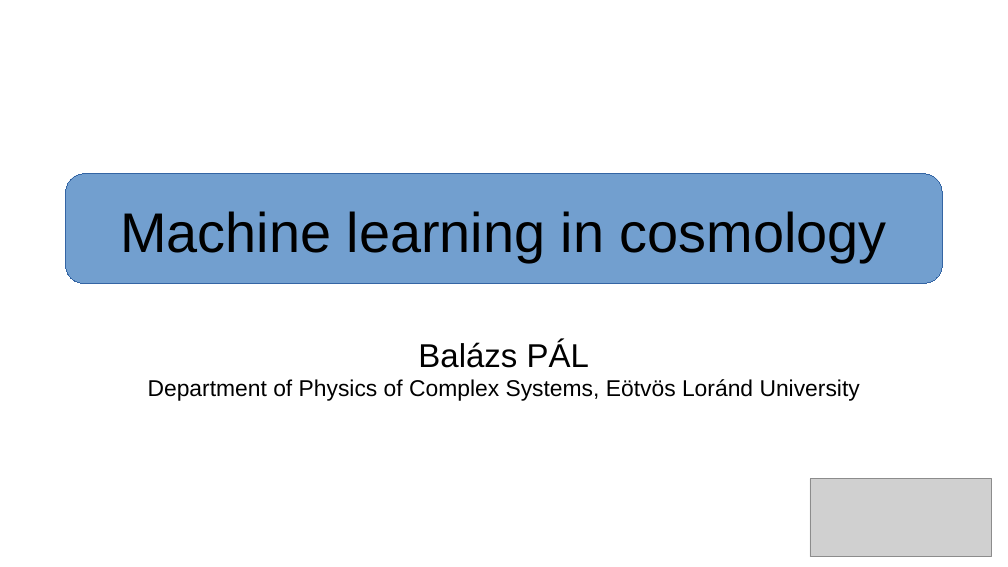
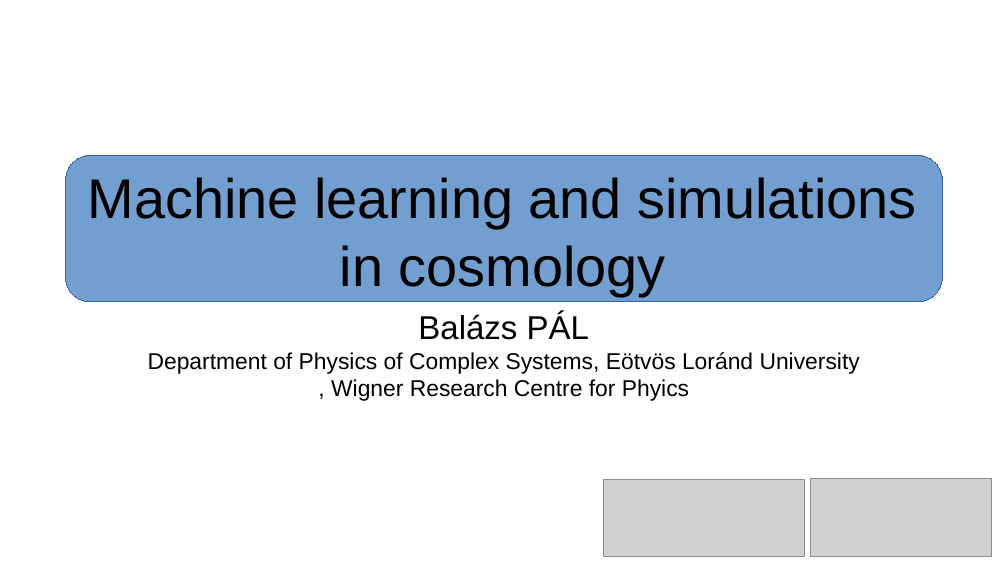
Before and after one commit to masterdesky/presentations, a slide deck: slide 1 of cosmology/cosmo-and-machine-learning/presentation/cosmo-and-ml.odp. Drawn at 1008x567 pixels with LibreOffice and Linux fonts; fonts in the diff are those of the drawing; grey boxes stand for pictures. Boxes give left, top, right and bottom in pixels: in the first picture for what was removed or moved away, otherwise in the second. Text is boxed around its words. In the diff, an @@ line names an element or a change of style, - is before the commit and + after.

Commit message:
ml + sims in cosmo pres

```diff
--- a/cosmology/cosmo-and-machine-learning/presentation/cosmo-and-ml.odp
+++ b/cosmology/cosmo-and-machine-learning/presentation/cosmo-and-ml.odp
@@ rounded rectangle: place and size @@
-rounded rectangle at (66, 174, 943, 284)
+rounded rectangle at (66, 155, 943, 302)
@@ title at (88, 177, 916, 295): text changed @@
-Machine learning in cosmology
+Machine learning and simulations
+in cosmology
@@ subtitle at (331, 379, 689, 401): paragraph added @@
+, Wigner Research Centre for Phyics
@@ picture added at (604, 479, 805, 557) @@
```
Also in this commit, not shown: 3 other slides changed, 8 slides added, 1 slide removed, 3 other files.
